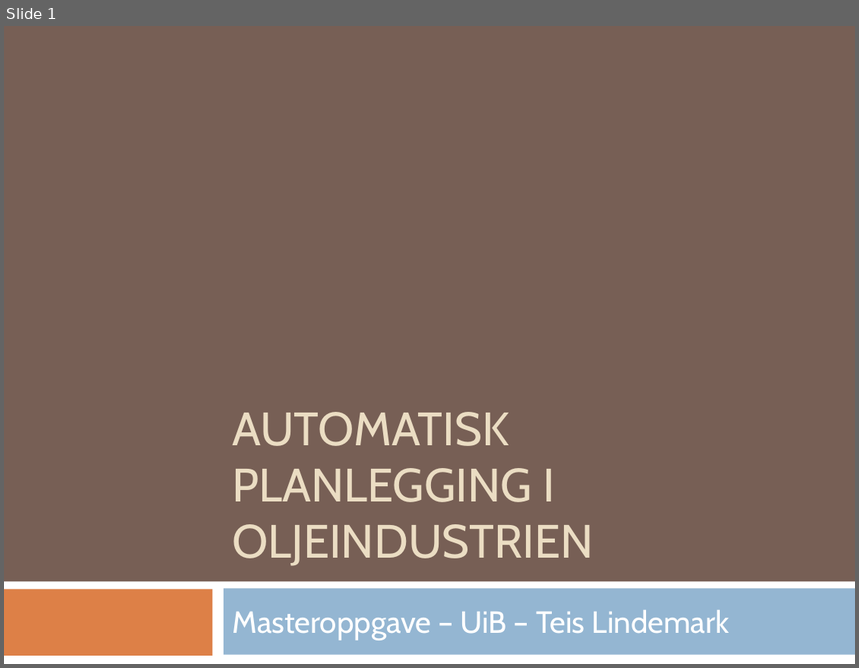
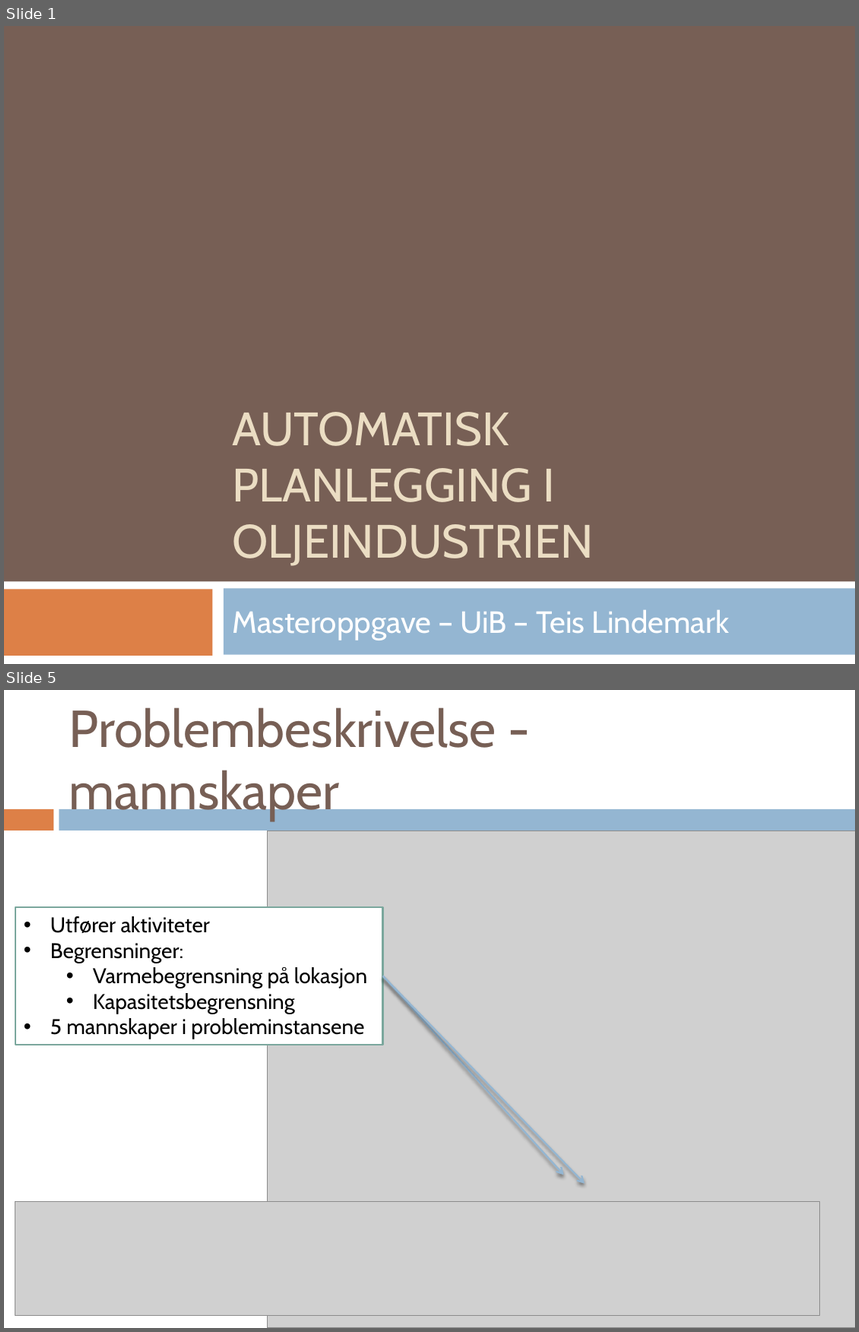
Before and after one commit to teilin/M.sc-UiB, a slide deck: Presentasjon/msc_presentasjon.pptx. Shown one above the other, each under a label of ours: slide 1 before the commit, slides 1 and 5 after it; the slides between them are not shown. The pictures are 859x668 and 859x1332 pixels, drawn with LibreOffice and Linux fonts; fonts in the diff are those of the drawing; grey boxes stand for pictures. Boxes give left, top, right and bottom in pixels: in the first picture for what was removed or moved away, otherwise in the second. Text is boxed around its words. In the diff, an @@ line names an element or a change of style, - is before the commit and + after.

```diff
--- a/Presentasjon/msc_presentasjon.pptx
+++ b/Presentasjon/msc_presentasjon.pptx
@@ slide 5 added at <box>4,690,855,1328</box>, background #FFFFFF @@
@@ title added at <box>69,707,496,821</box>, 44 pt, text #775F55 @@
+Problembeskrivelse - mannskaper
@@ rectangle added at <box>4,809,53,831</box>, fill #DD8047 @@
@@ rectangle added at <box>59,809,855,831</box>, fill #94B6D2 @@
@@ picture added at <box>268,831,855,1328</box> @@
@@ rectangle added at <box>15,907,382,1045</box>, fill #FFFFFF, outline #7BA79D 1.5 pt, 18 pt, text #000000 @@
+• Utfører aktiviteter
+• Begrensninger:
+  • Varmebegrensning på lokasjon
+  • Kapasitetsbegrensning
+• 5 mannskaper i probleminstansene
@@ arrow added from (382, 976) to (564, 1175), #94B6D2 1.5 pt @@
@@ arrow added from (382, 976) to (585, 1184), #94B6D2 1.5 pt @@
@@ picture added at <box>15,1201,819,1315</box> @@
```
Also in this commit, not shown: 1 slide changed, 28 other slides added, 9 slides removed, 35 other files.
